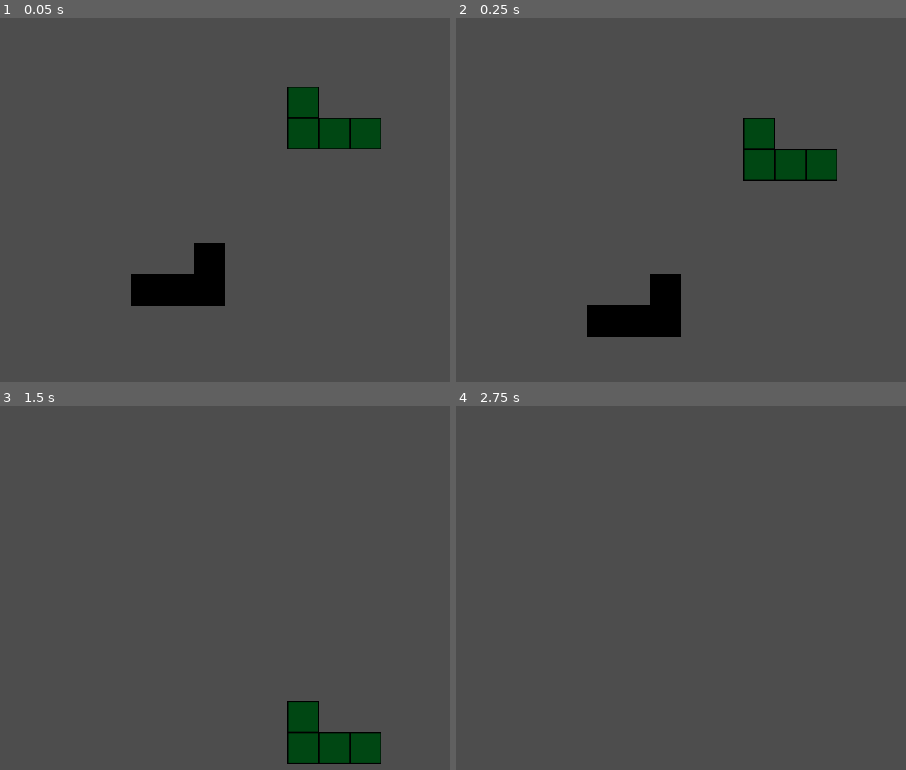
Above: before the commit, frames 1-4 (two rows, left to right).
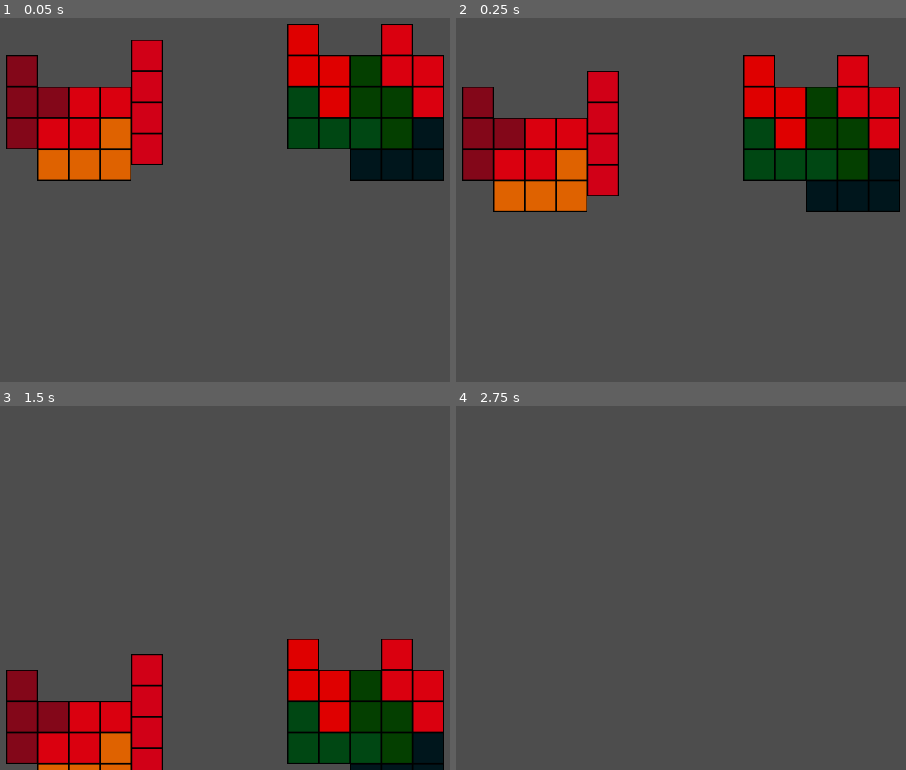
Above: after the commit, the same moments.

Repository: dadames/GMTK2024
Game: Godot game, scene res://Game/Levels/level_1.tscn
Same seed, same stepped clock (60 frames per second), same inputs: the game is played once before the commit and once after it.
Inputs:
- Up to frame 1 (0.05 s): no input
- Up to frame 2 (0.25 s): no input
- Up to frame 3 (1.5 s): hold Right (ui_right) 0.53-1.28 s; hold Left (ui_left) from 1.28 s (still down)
- Up to frame 4 (2.75 s): release Left (ui_left) at 2.03 s; hold Right (ui_right) from 2.03 s (still down)

The runs differ from the first frame. In frame 1, 22% of the frame differs, in the area x 1-99%, y 1-80%; in frame 2, 22%; in frame 3, 16%; in frame 4, nothing differs.
Error in both runs: Cannot call method 'get_nodes_in_group' on a null value. (res://Game/Brick/brick_controller.gd:32)

Commit message:
Designed level 1

Diff:
--- a/Game/Levels/level_1.tscn
+++ b/Game/Levels/level_1.tscn
@@ -11,8 +11,9 @@
 zoom = Vector2(25, 25)
 
 [node name="Brick" parent="." instance=ExtResource("1_ut3aw")]
-position = Vector2(-6, 8)
+position = Vector2(8, 0)
 scale = Vector2(-1, 1)
+color = Color(0, 0.196078, 0.733333, 1)
 mirrored = true
 
 [node name="Brick2" parent="." instance=ExtResource("1_ut3aw")]
@@ -20,8 +21,52 @@
 color = Color(0, 0.625875, 0.507805, 1)
 
 [node name="Brick3" parent="." instance=ExtResource("1_ut3aw")]
-position = Vector2(49, -13)
+position = Vector2(7, -4)
+scale = Vector2(-1, 1)
+color = Color(0.0186666, 0.56, 0, 1)
+shapeType = 3
+mirrored = true
+
+[node name="Brick4" parent="." instance=ExtResource("1_ut3aw")]
+position = Vector2(3, -6)
 scale = Vector2(-1, 1)
 color = Color(1, 0, 0, 1)
 shapeType = 3
 mirrored = true
+
+[node name="Brick5" parent="." instance=ExtResource("1_ut3aw")]
+position = Vector2(9, -6)
+scale = Vector2(-1, 1)
+color = Color(0.976945, 0, 0.396955, 1)
+shapeType = 3
+mirrored = true
+
+[node name="Brick6" parent="." instance=ExtResource("1_ut3aw")]
+position = Vector2(-12, -3)
+rotation = 1.5708
+scale = Vector2(-1, 1)
+color = Color(0.976945, 0, 0.396955, 1)
+shapeType = 3
+mirrored = true
+
+[node name="Brick7" parent="." instance=ExtResource("1_ut3aw")]
+position = Vector2(-8, -4)
+rotation = 1.5708
+scale = Vector2(-1, 1)
+color = Color(0.938374, 1.16476e-05, 0.617613, 1)
+shapeType = 0
+mirrored = true
+
+[node name="Brick8" parent="." instance=ExtResource("1_ut3aw")]
+position = Vector2(-16, -4)
+rotation = 1.5708
+scale = Vector2(-1, 1)
+color = Color(0.588235, 0.0627451, 0.65098, 1)
+shapeType = 2
+mirrored = true
+
+[node name="Brick9" parent="." instance=ExtResource("1_ut3aw")]
+position = Vector2(-12, 0)
+scale = Vector2(-1, 1)
+color = Color(1, 0.866667, 0, 1)
+mirrored = true
